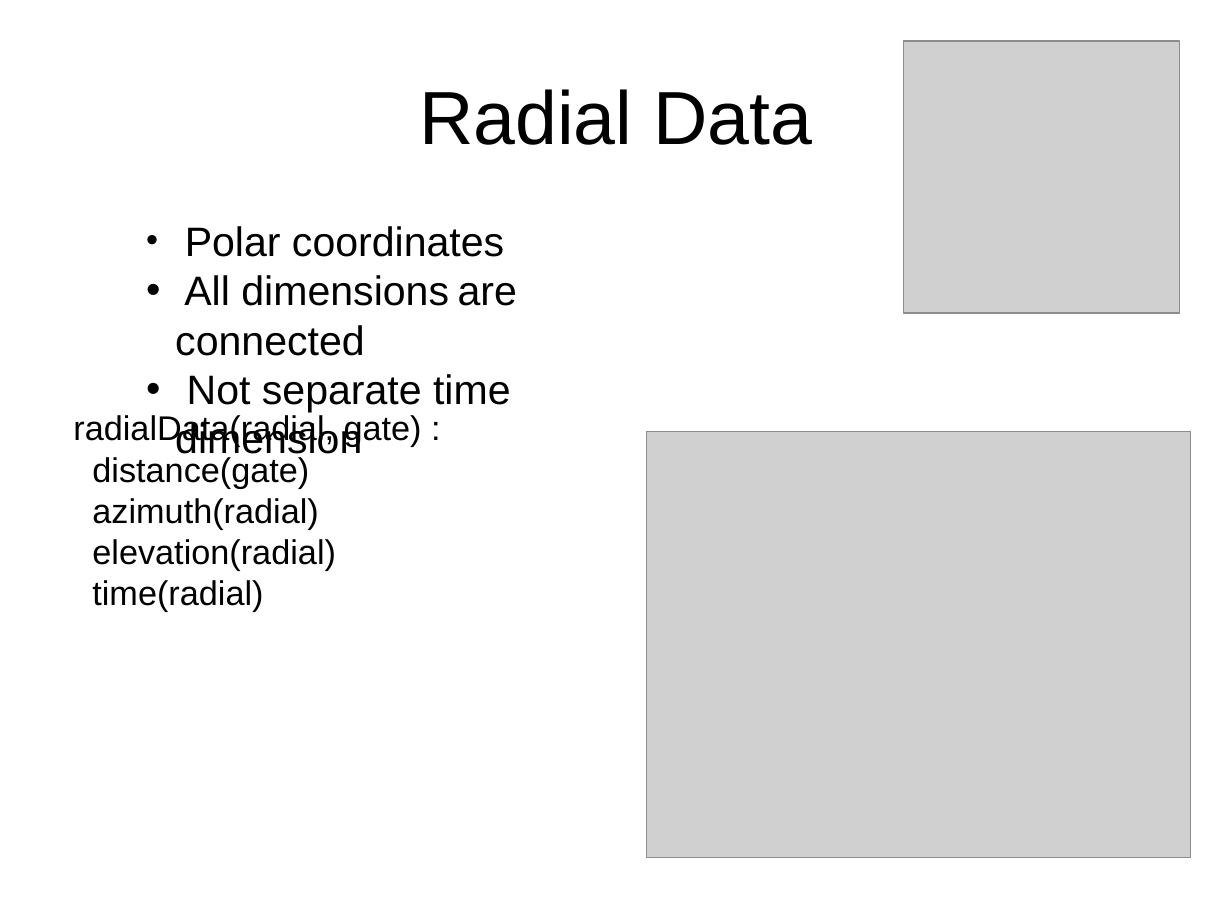
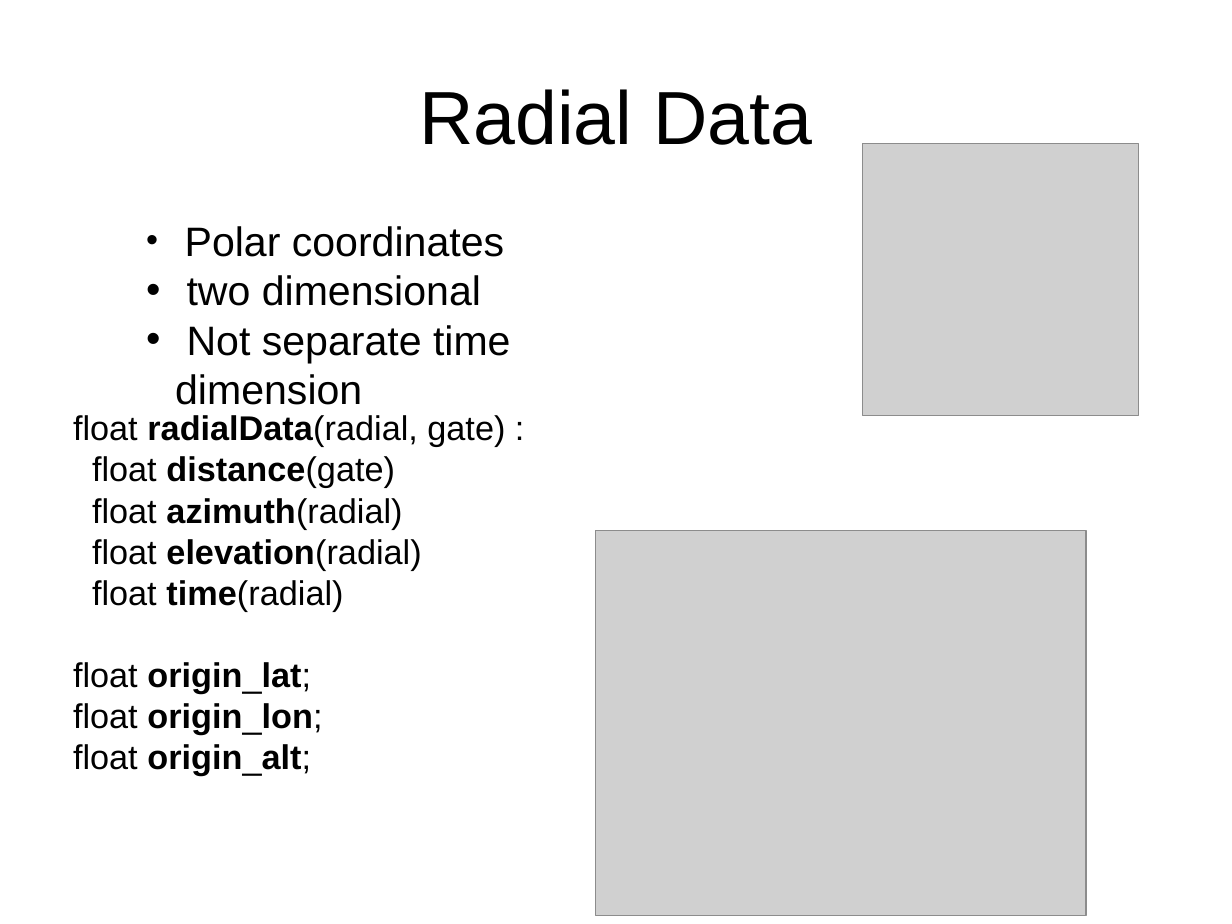
Before and after one commit to ooici-eoi/THREDDS, a slide deck: slide 35 of docs/web/netcdf-java/site/tutorial/CDMoverview.ppt (slide 29 before the commit). Drawn at 1232x924 pixels with LibreOffice and Linux fonts; fonts in the diff are those of the drawing; grey boxes stand for pictures; background and template pictures are left out. Boxes give left, top, right and bottom in pixels: in the first picture for what was removed or moved away, otherwise in the second. Text is boxed around its words. In the diff, an @@ line names an element or a change of style, - is before the commit and + after.

```diff
--- a/docs/web/netcdf-java/site/tutorial/CDMoverview.ppt
+++ b/docs/web/netcdf-java/site/tutorial/CDMoverview.ppt
@@ picture: place and size @@
-picture at (903, 41, 1179, 313)
+picture at (862, 144, 1138, 416)
@@ text at (187, 275, 481, 306): text changed @@
-• All dimensions are connected
+• two dimensional
@@ text at (73, 415, 505, 776): text changed @@
-radialData(radial, gate) :
-distance(gate)
-azimuth(radial)
-elevation(radial)
-time(radial)
+float radialData(radial, gate) :
+float distance(gate)
+float azimuth(radial)
+float elevation(radial)
+float time(radial)
+float origin_lat;
+float origin_lon;
+float origin_alt;
@@ picture: place and size @@
-picture at (647, 431, 1191, 857)
+picture at (595, 531, 1085, 915)
```
Also in this commit, not shown: 13 other slides changed, 30 slides added, 18 slides removed.
